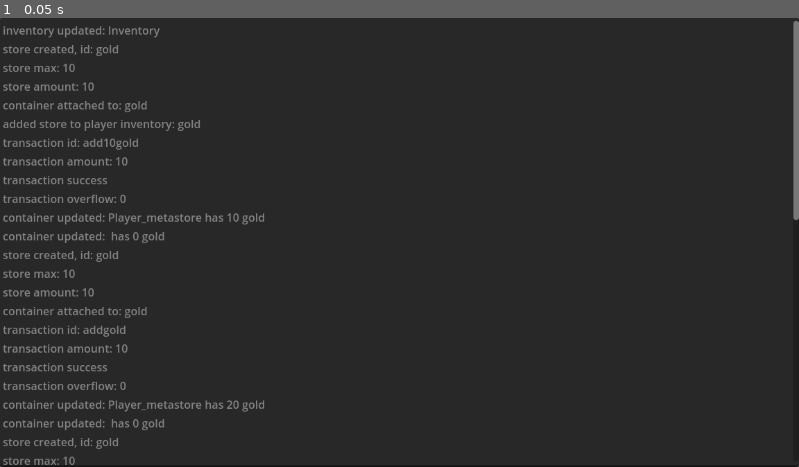
Above: before the commit, frame 1.
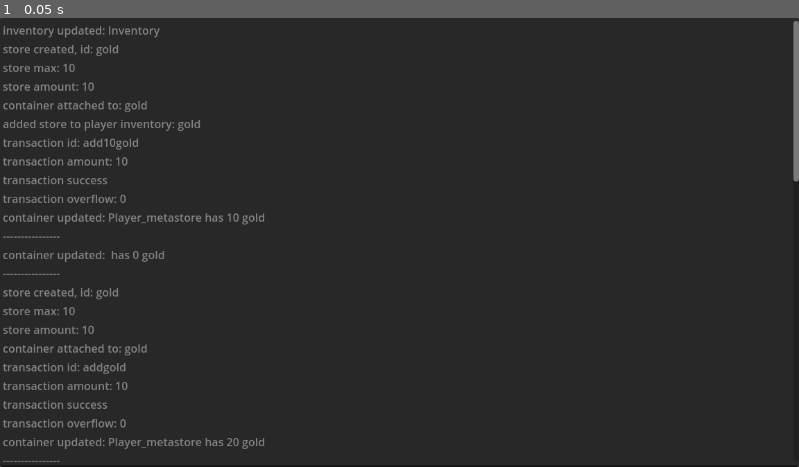
Above: after the commit, the same moment.

Repository: loteque/Godot-RMS
Game: Godot game, scene res://container_transaction_demo/demo.tscn
The game is run twice, just before and just after one commit, with the same random seed, the same clock (stepped at 60 frames per second) and the same inputs. The project has no main scene, so this scene is started directly.
Inputs:
- Up to frame 1 (0.05 s): no input

The runs differ from the first frame. In frame 1, 1.9% of the frame differs, in the area x 0-100%, y 36-100%.

Commit message:
add callback for removed_store signal

Diff:
--- a/container_transaction_demo/demo.gd
+++ b/container_transaction_demo/demo.gd
@@ -103,7 +103,18 @@
 
 func _on_resource_container_updated_store(id:String, amount:int, inventory_id):
     result = result + "container updated: " + str(inventory_id) + " has " + str(amount) + " " + str(id) + "\n"
+    result = result + "---------------- \n"
     output.text = result
 
 func _on_resource_container_removed_store(removed_from:ResourceContainer):
     result = result + "removed container from " + str(removed_from) + "\n"
+
+func _on_inventory_removed_store(store: Store):
+    result = (
+        result
+        + "removed store "
+        + str(store.get_id())
+        + " from inventory "
+        + str(player_inventory.get_metastore().get_id())
+        + "\n"
+    )
--- a/container_transaction_demo/demo.tscn
+++ b/container_transaction_demo/demo.tscn
@@ -34,6 +34,7 @@
 
 [connection signal="added_store" from="Player/Inventory" to="." method="_on_inventory_added_store"]
 [connection signal="inventory_updated" from="Player/Inventory" to="." method="_on_inventory_updated"]
+[connection signal="removed_store" from="Player/Inventory" to="." method="_on_inventory_removed_store"]
 [connection signal="attached_store" from="Gold" to="." method="_on_resource_container_attached_store"]
 [connection signal="created_store" from="Gold" to="." method="_on_resource_container_created_store"]
 [connection signal="transaction_executed" from="Gold" to="." method="_on_resource_container_transaction_executed"]
